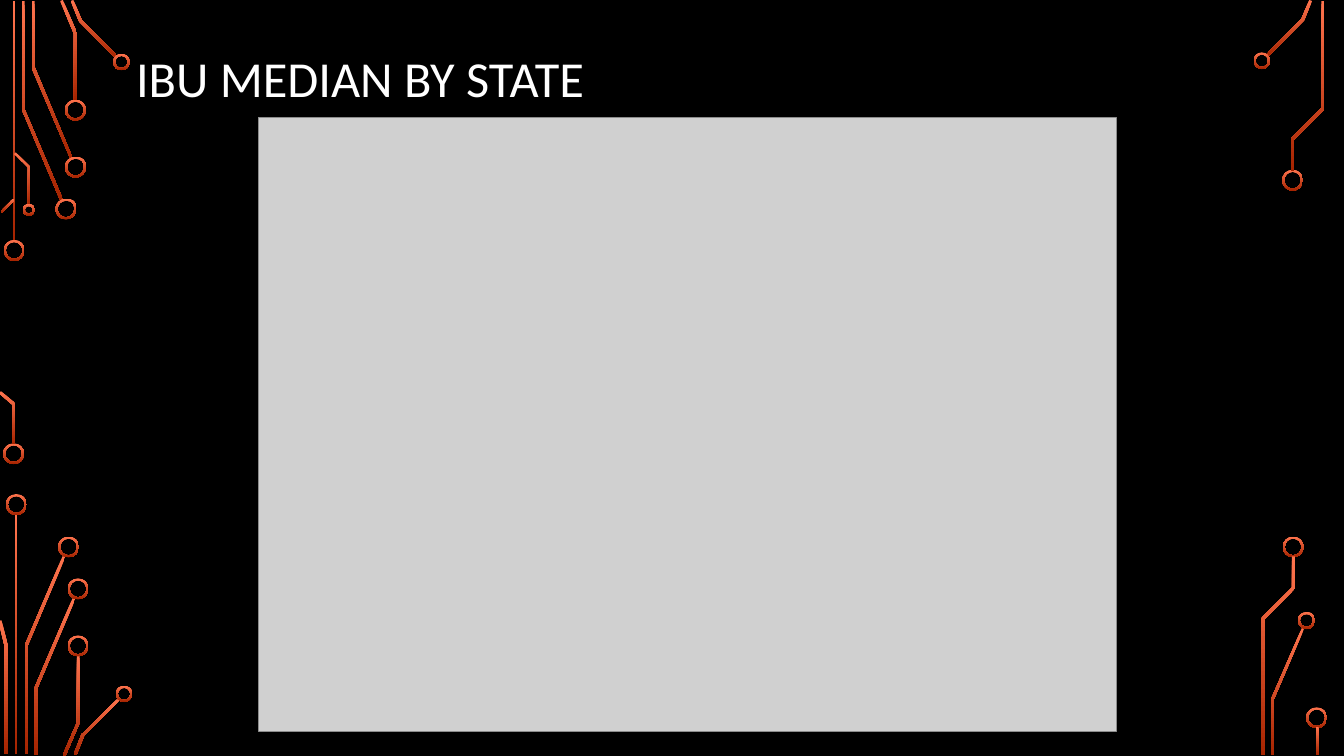
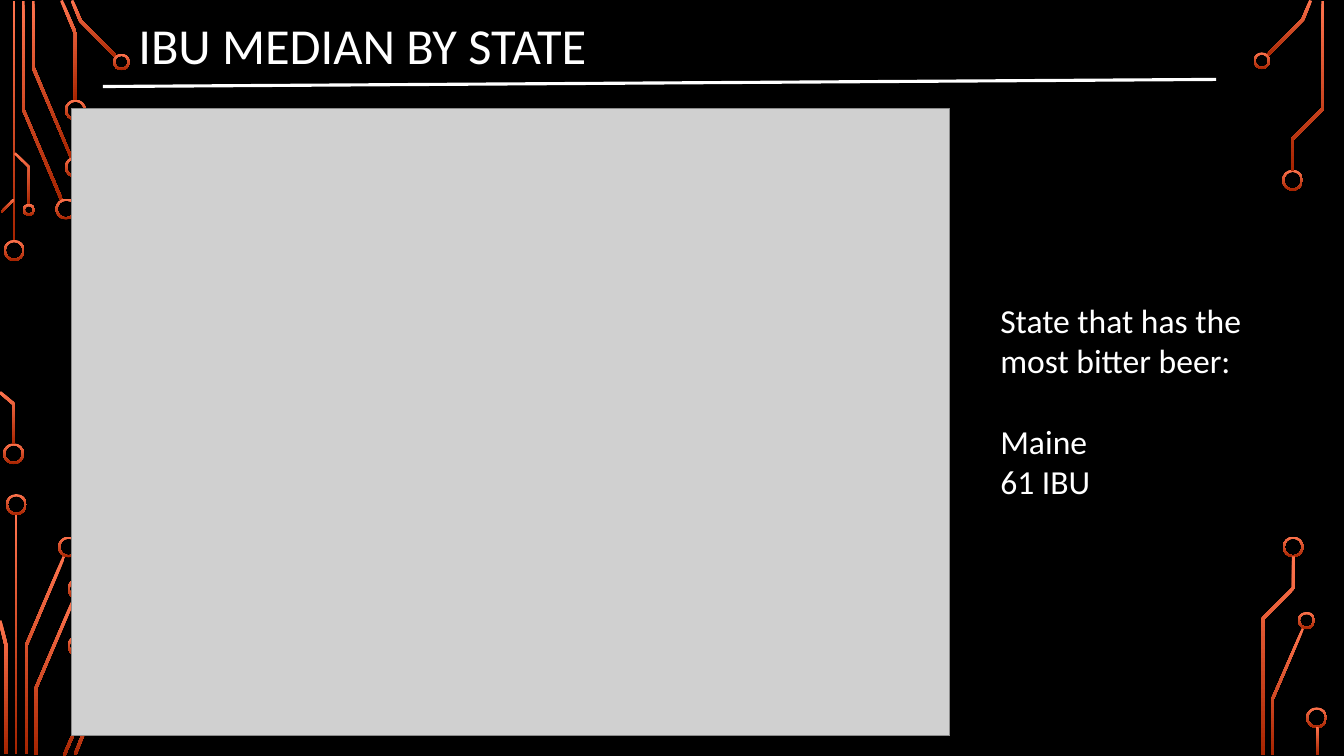
Before and after one commit to arron71/CaseStudy1, a slide deck: slide 7 of CaseStudy1 Presentation.pptx. Drawn at 1344x756 pixels with LibreOffice and Linux fonts; fonts in the diff are those of the drawing; grey boxes stand for pictures; background and template pictures are left out. Boxes give left, top, right and bottom in pixels: in the first picture for what was removed or moved away, otherwise in the second. Text is boxed around its words. In the diff, an @@ line names an element or a change of style, - is before the commit and + after.

```diff
--- a/CaseStudy1 Presentation.pptx
+++ b/CaseStudy1 Presentation.pptx
@@ title "IBU MEDIAN BY STATE" moved from (x1=136, y1=64, x2=584, y2=98) to (x1=138, y1=31, x2=586, y2=65) @@
@@ line added from (103, 87) to (1217, 80), #FFFFFF 2.25 pt @@
@@ picture resized from (x1=258, y1=118, x2=1117, y2=732) to (x1=72, y1=109, x2=950, y2=736) @@
@@ text added at (x1=1000, y1=309, x2=1241, y2=495), 24 pt, text #FFFFFF @@
+State that has the most bitter beer:
+Maine
+61 IBU
@@ freeform shape removed at (x1=116, y1=686, x2=133, y2=702) @@
```
Also in this commit, not shown: 5 other slides changed, 4 slides added, 1 slide removed, 2 other files.
